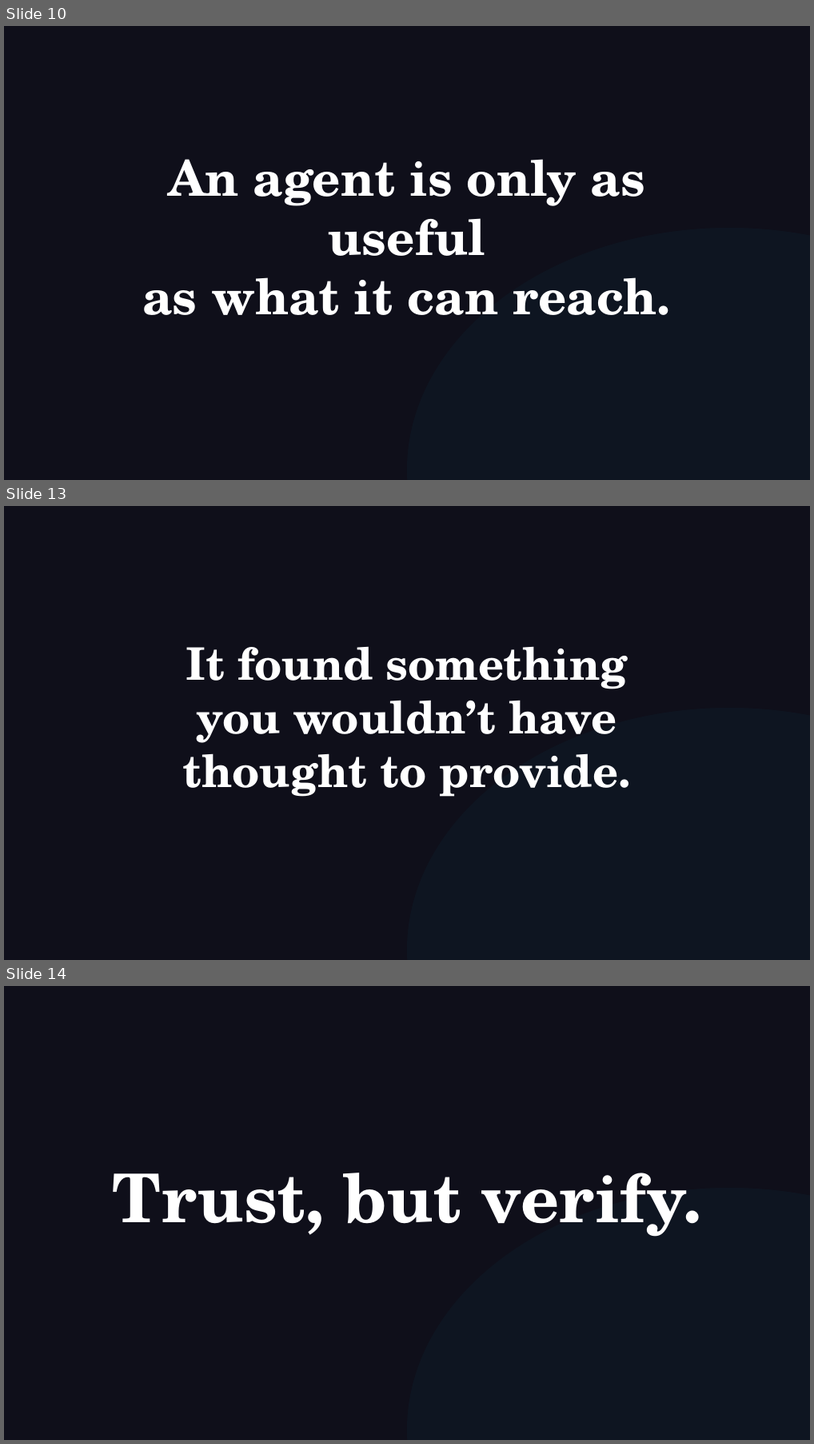
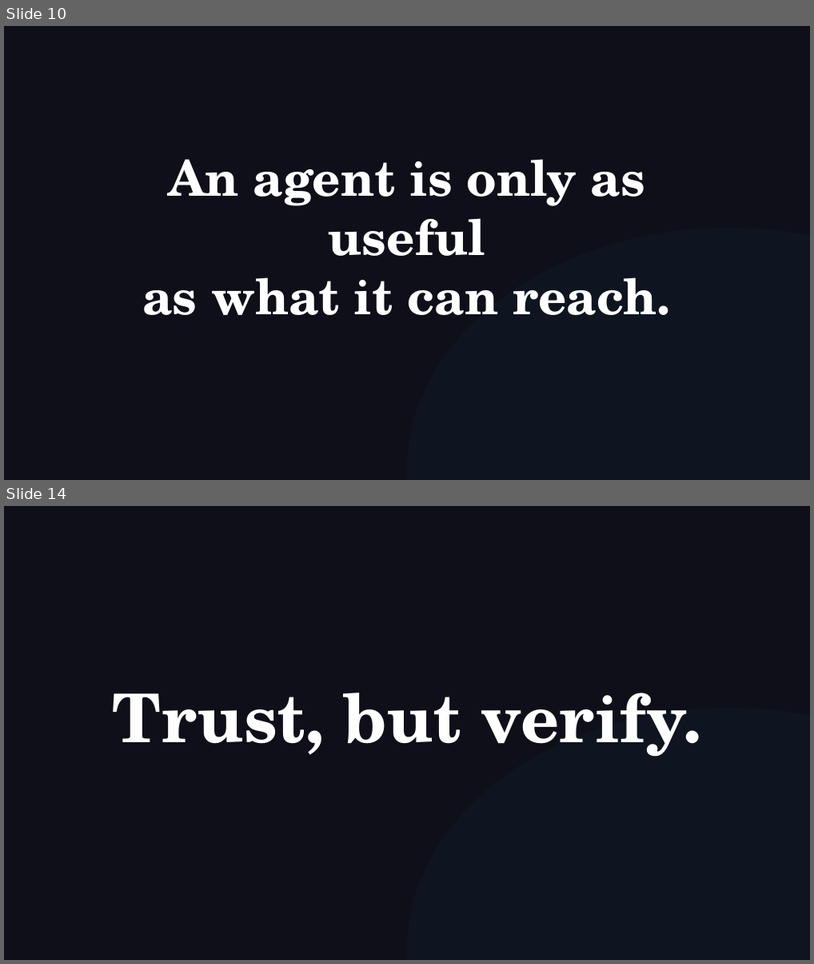
Before and after one commit to michaelengland/ai-best-practices, a slide deck: decks/workshop-operator/workshop-operator.pptx. Shown one above the other, each under a label of ours: slides 10, 13 and 14 before the commit, slides 10 and 14 after it; the slides between them are not shown. The pictures are 814x1444 and 814x964 pixels, drawn with LibreOffice and Linux fonts; fonts in the diff are those of the drawing. Boxes give left, top, right and bottom in pixels: in the first picture for what was removed or moved away, otherwise in the second. Text is boxed around its words. In the diff, an @@ line names an element or a change of style, - is before the commit and + after.

```diff
--- a/decks/workshop-operator/workshop-operator.pptx
+++ b/decks/workshop-operator/workshop-operator.pptx
@@ slide 13 removed at (4, 506, 810, 960), background #0F0F1A @@
@@ text removed at (183, 646, 631, 796) @@
-It found something
-you wouldn’t have
-thought to provide.
@@ ellipse removed at (407, 708, 810, 960) @@
```
Also in this commit, not shown: 5 slides changed, 1 slide added, 7 other files.
